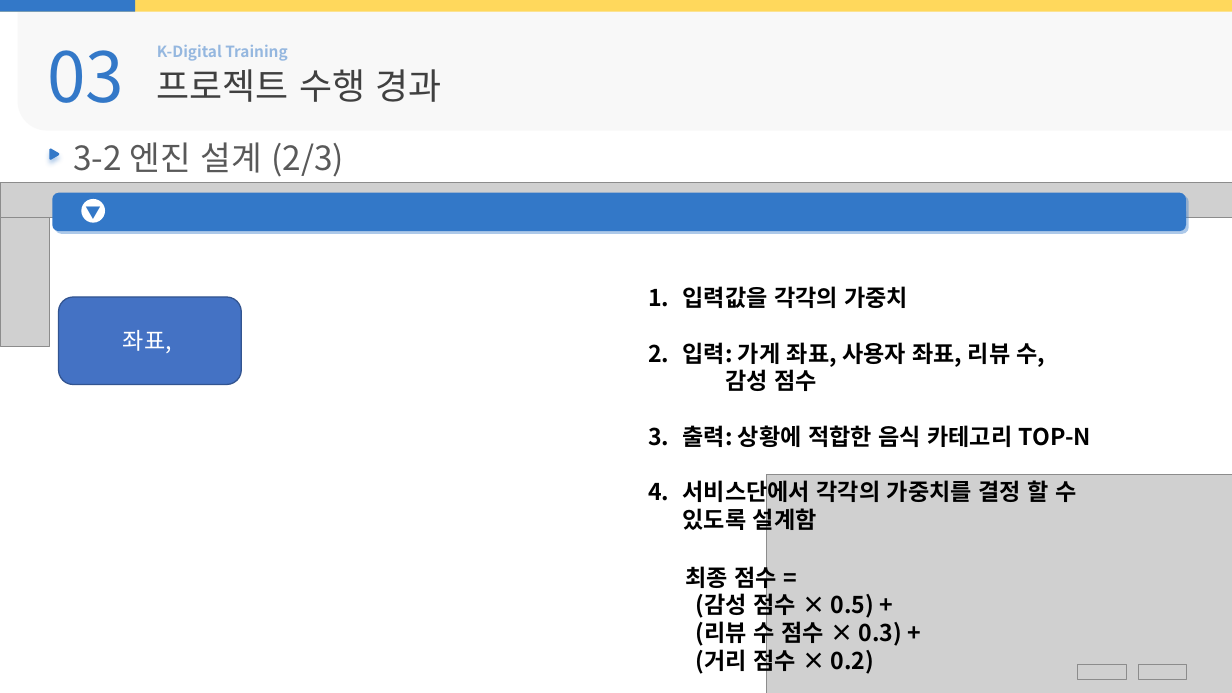
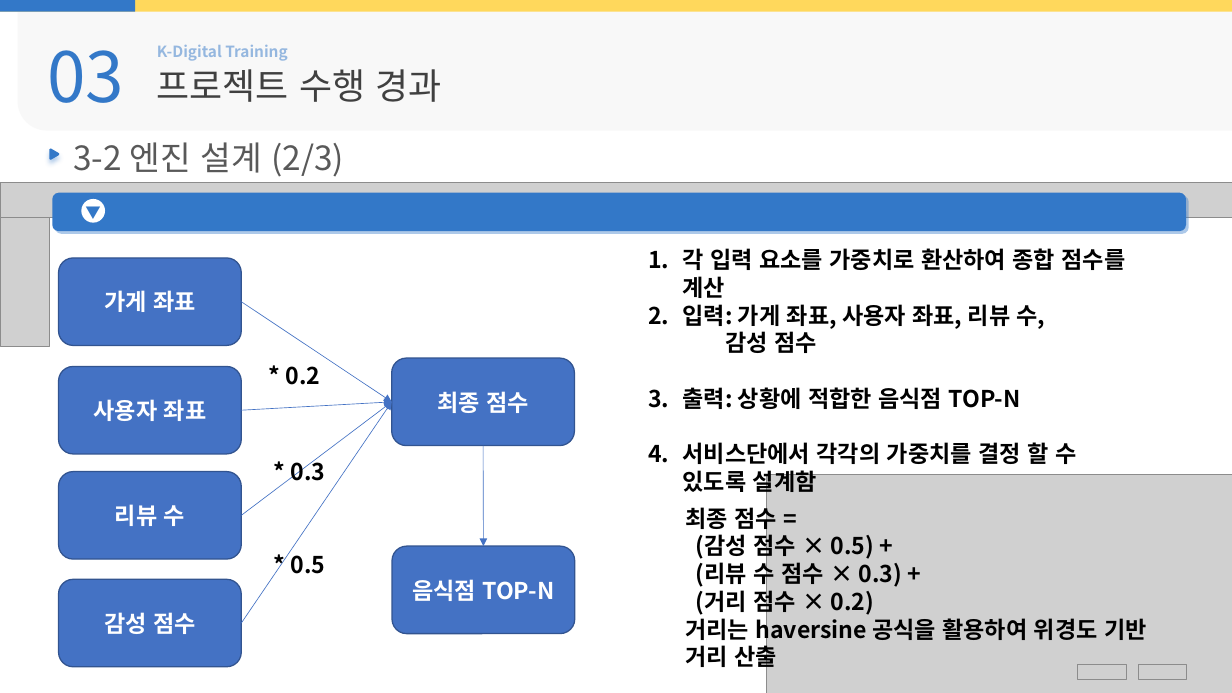
Before and after one commit to Hiddle00/project2_weather, a slide deck: slide 26 of 최종발표/05.D팀_최종발표.pptx (slide 25 before the commit). Drawn at 1232x693 pixels with LibreOffice and Linux fonts; fonts in the diff are those of the drawing; grey boxes stand for pictures; background and template pictures are left out. Boxes give left, top, right and bottom in pixels: in the first picture for what was removed or moved away, otherwise in the second. Text is boxed around its words. In the diff, an @@ line names an element or a change of style, - is before the commit and + after.

Commit message:
최종

```diff
--- a/최종발표/05.D팀_최종발표.pptx
+++ b/최종발표/05.D팀_최종발표.pptx
@@ rounded rectangle "가게 좌표": place and size @@
-rounded rectangle "가게 좌표" at [58,297,241,384]
+rounded rectangle "가게 좌표" at [58,258,241,346]
@@ text "각 입력 요소를 가중치로 환산하여 ...": place and size @@
-text "각 입력 요소를 가중치로 환산하여 ..." at [683,286,1091,534]
+text "각 입력 요소를 가중치로 환산하여 ..." at [683,248,1126,496]
@@ text at [683,248,1126,298]: text changed @@
-1. 입력값을 각각의 가중치
+1. 각 입력 요소를 가중치로 환산하여 종합 점수를 계산
@@ text in rounded rectangle at [104,290,196,312]: text changed; bold on @@
-좌표,
+가게 좌표
@@ arrow added from (241, 302) to (392, 402), #4472C4 0.5 pt @@
@@ rounded rectangle added at [392,359,575,446], fill #4472C4, outline #325491 1 pt, 18 pt, text #FFFFFF, bold @@
+최종 점수
@@ rounded rectangle added at [58,367,241,455], fill #4472C4, outline #325491 1 pt, 18 pt, text #FFFFFF, bold @@
+사용자 좌표
@@ text added at [285,366,320,385], 18 pt, text #000000, bold @@
+* 0.2
@@ arrow added from (241, 410) to (392, 402), #4472C4 0.5 pt @@
@@ arrow added from (241, 516) to (392, 402), #4472C4 0.5 pt @@
@@ arrow added from (241, 623) to (392, 402), #4472C4 0.5 pt @@
@@ arrow added from (483, 445) to (483, 546), #4472C4 0.5 pt @@
@@ text at [683,425,1091,447]: text changed @@
-1. 출력: 상황에 적합한 음식 카테고리 TOP-N
+3. 출력: 상황에 적합한 음식점 TOP-N
@@ rounded rectangle added at [58,471,241,559], fill #4472C4, outline #325491 1 pt, 18 pt, text #FFFFFF, bold @@
+리뷰 수
@@ text added at [291,457,326,481], 18 pt, text #000000, bold @@
+* 0.3
@@ text "최종 점수 =": place and size @@
-text "최종 점수 =" at [685,562,901,675]
+text "최종 점수 =" at [685,503,1147,671]
@@ text added at [291,555,326,574], 18 pt, text #000000, bold @@
+* 0.5
@@ rounded rectangle added at [392,546,575,634], fill #4472C4, outline #325491 1 pt, 18 pt, text #FFFFFF, bold @@
+음식점 TOP-N
@@ rounded rectangle added at [58,579,241,667], fill #4472C4, outline #325491 1 pt, 18 pt, text #FFFFFF, bold @@
+감성 점수
@@ text at [685,614,1147,671]: paragraph added @@
+거리는 haversine 공식을 활용하여 위경도 기반 거리 산출
```
Also in this commit, not shown: 16 other slides changed, 9 other files.
